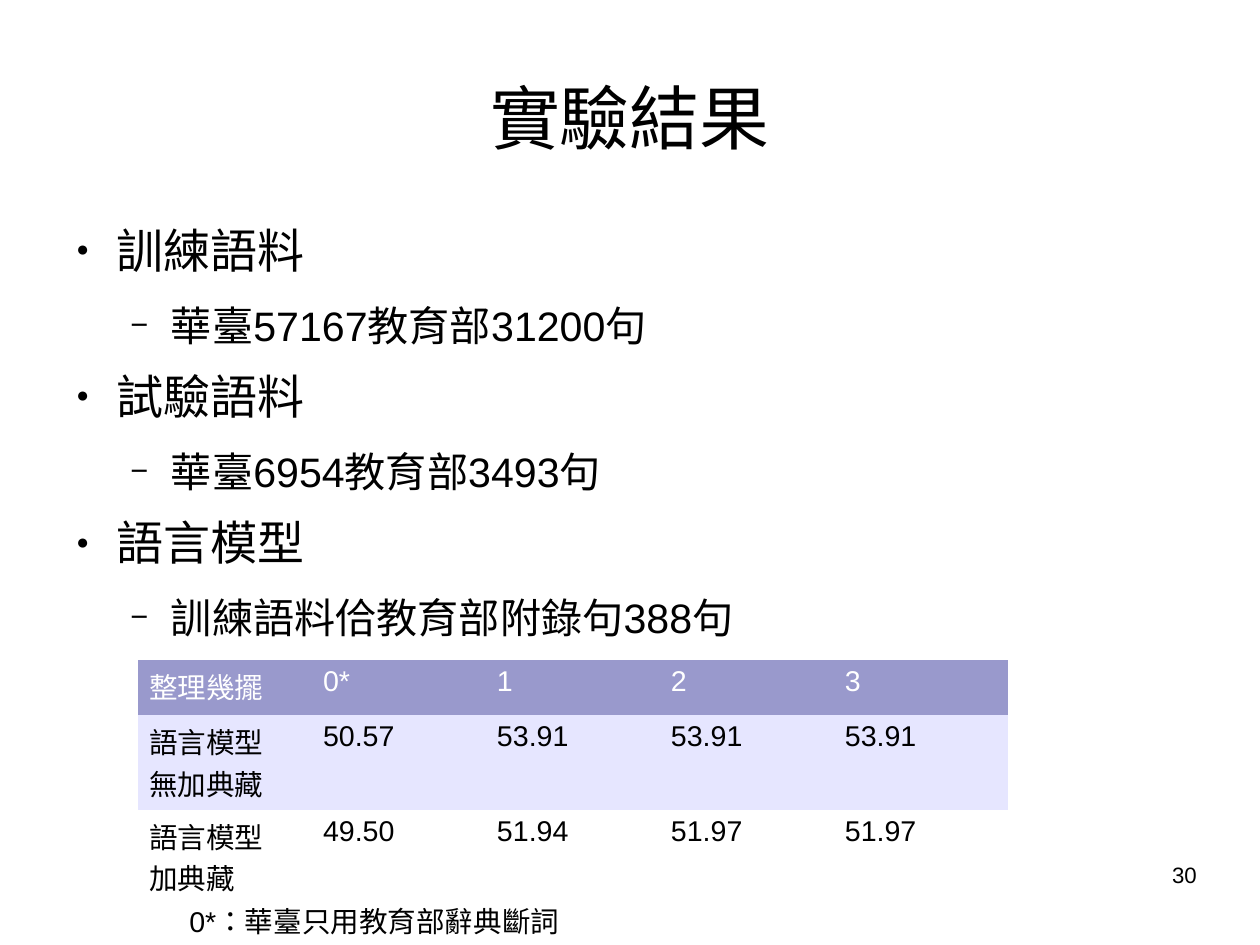
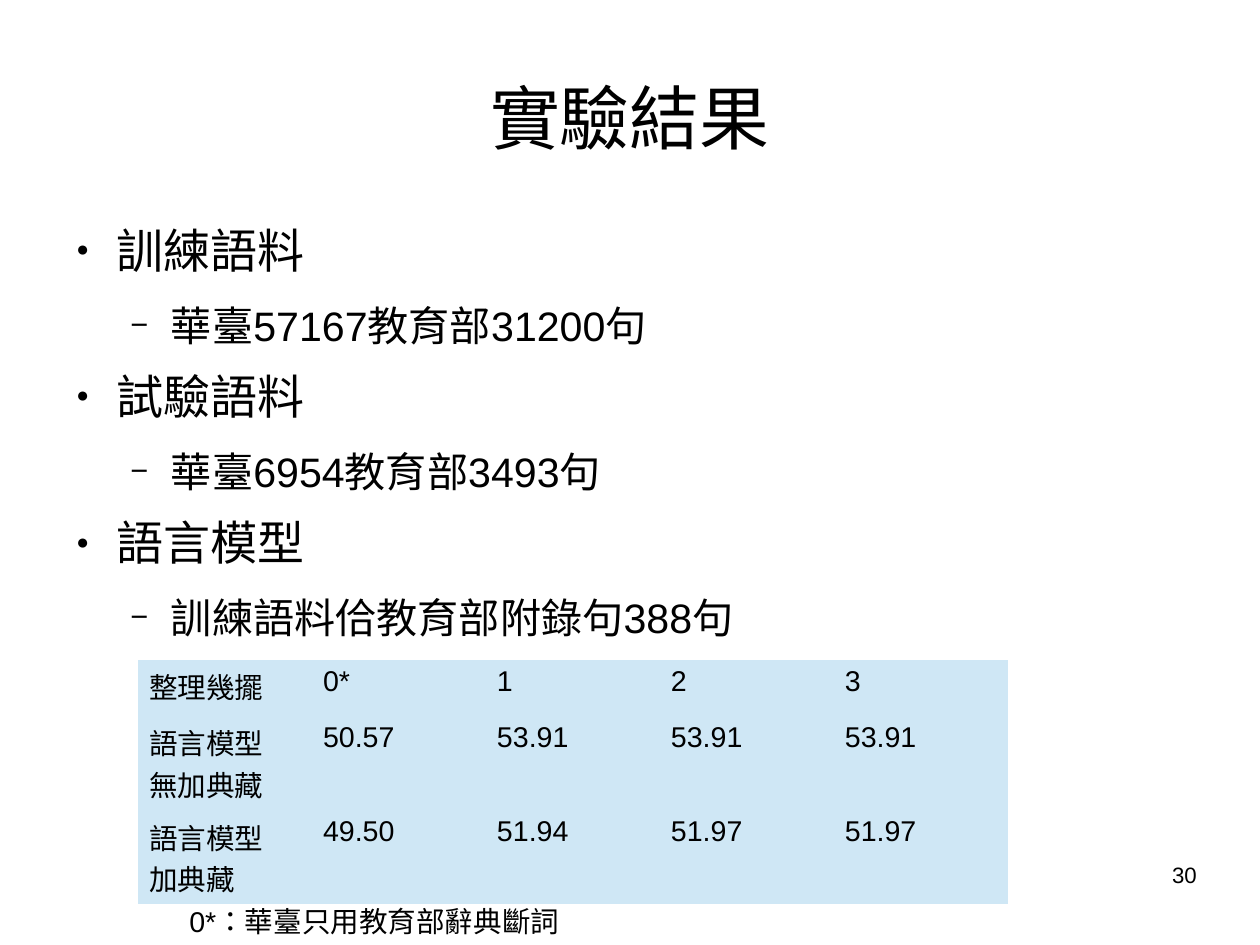
Before and after one commit to sih4sing5hong5/po3-ko3_tau5-iann2-phinn3, a slide deck: slide 30 of 翻譯報告.odp. Drawn at 1260x945 pixels with LibreOffice and Linux fonts; fonts in the diff are those of the drawing. Boxes give left, top, right and bottom in pixels: in the first picture for what was removed or moved away, otherwise in the second. Text is boxed around its words. In the diff, an @@ line names an element or a change of style, - is before the commit and + after.

```diff
--- a/翻譯報告.odp
+++ b/翻譯報告.odp
@@ table at (138, 660, 1007, 903) @@
@@ fill #9999CC to #CFE7F5 in row 1 @@
@@ fill #E6E6FF to #CFE7F5 in row 2 @@
@@ fill #FFFFFF to #CFE7F5 in row 3 @@
@@ text colour #FFFFFF to #000000 in "整理幾擺", "0*", "1", "2" and 1 more places @@
```
Also in this commit, not shown: 5 other slides changed, 3 slides added.
